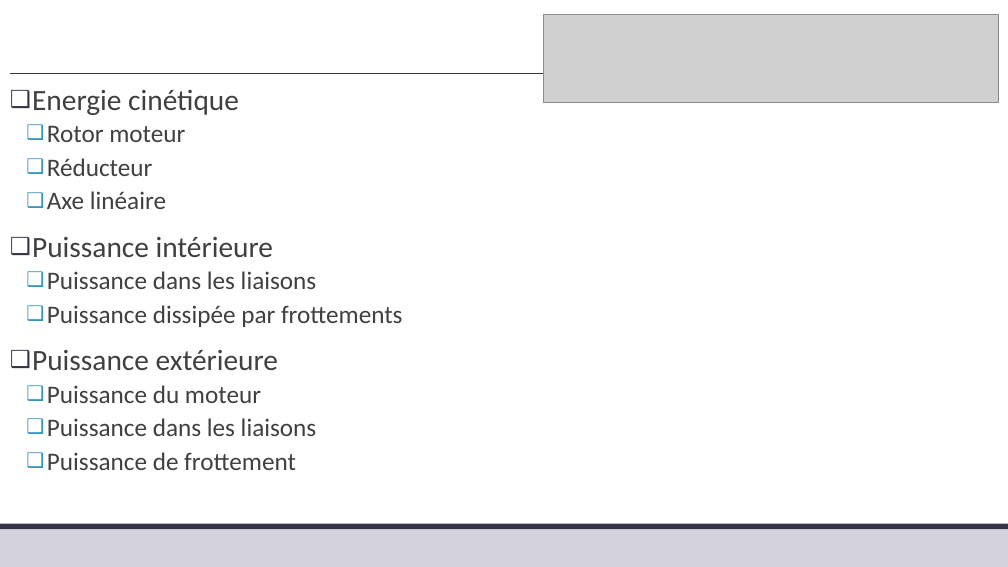
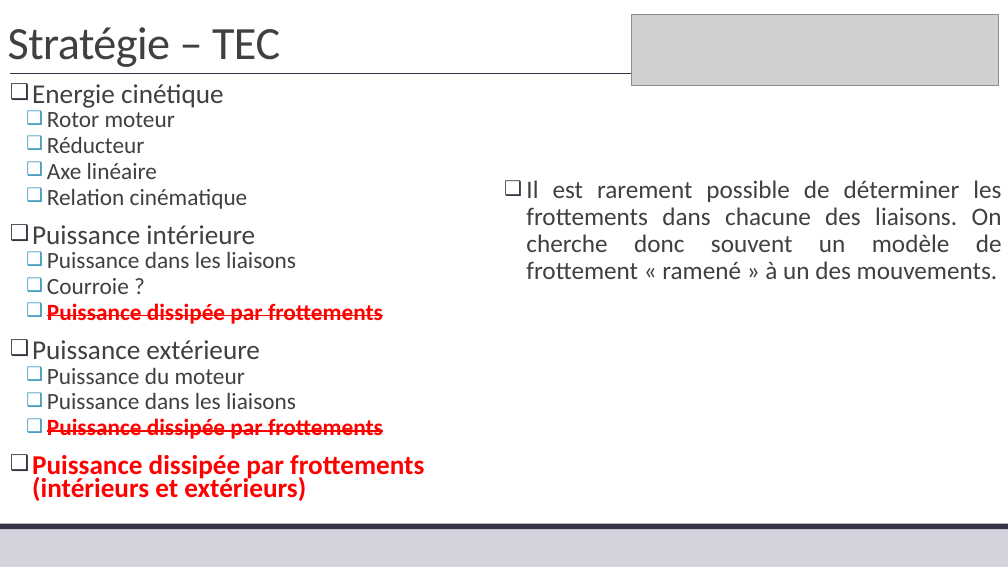
Before and after one commit to xpessoles/TP_Corriges, a slide deck: slide 10 of 04_Comax/04_Comax_Corrige.pptx. Drawn at 1008x567 pixels with LibreOffice and Linux fonts; fonts in the diff are those of the drawing; grey boxes stand for pictures. Boxes give left, top, right and bottom in pixels: in the first picture for what was removed or moved away, otherwise in the second. Text is boxed around its words. In the diff, an @@ line names an element or a change of style, - is before the commit and + after.

```diff
--- a/04_Comax/04_Comax_Corrige.pptx
+++ b/04_Comax/04_Comax_Corrige.pptx
@@ title added at (x1=8, y1=27, x2=280, y2=67), 44 pt, text #404040 @@
+Stratégie – TEC
@@ picture resized from (x1=544, y1=14, x2=998, y2=103) to (x1=632, y1=14, x2=999, y2=85) @@
@@ text at (x1=32, y1=84, x2=383, y2=409): size 28 to 25.9 pt in "Energie cinétique", "Puissance intérieure", "Puissance extérieure"; size 24 to 22.2 pt in "Rotor moteur", "Réducteur", "Axe linéaire", "Puissance dans les liaisons" and 3 more places; text colour #404040 to #FF0000, bold on, strikethrough on in "Puissance dissipée par frottements"; line spacing 0.9 to 0.7 @@
@@ text at (x1=47, y1=189, x2=248, y2=209): paragraph added @@
+  ❑ Relation cinématique
@@ text added at (x1=526, y1=180, x2=1002, y2=279), 24 pt, text #404040 @@
+❑ Il est rarement possible de déterminer les frottements dans chacune des liaisons. On cherche donc souvent un modèle de frottement « ramené » à un des mouvements.
@@ text at (x1=47, y1=278, x2=129, y2=294): paragraph added @@
+  ❑ Courroie ?
@@ text at (x1=32, y1=418, x2=424, y2=501): text changed; size 24 to 25.9 pt; text colour #404040 to #FF0000; bold on @@
-  ❑ Puissance de frottement
+  ❑ Puissance dissipée par frottements
+❑ Puissance dissipée par frottements (intérieurs et extérieurs)
```
Also in this commit, not shown: 1 other slide changed, 3 slides added.
